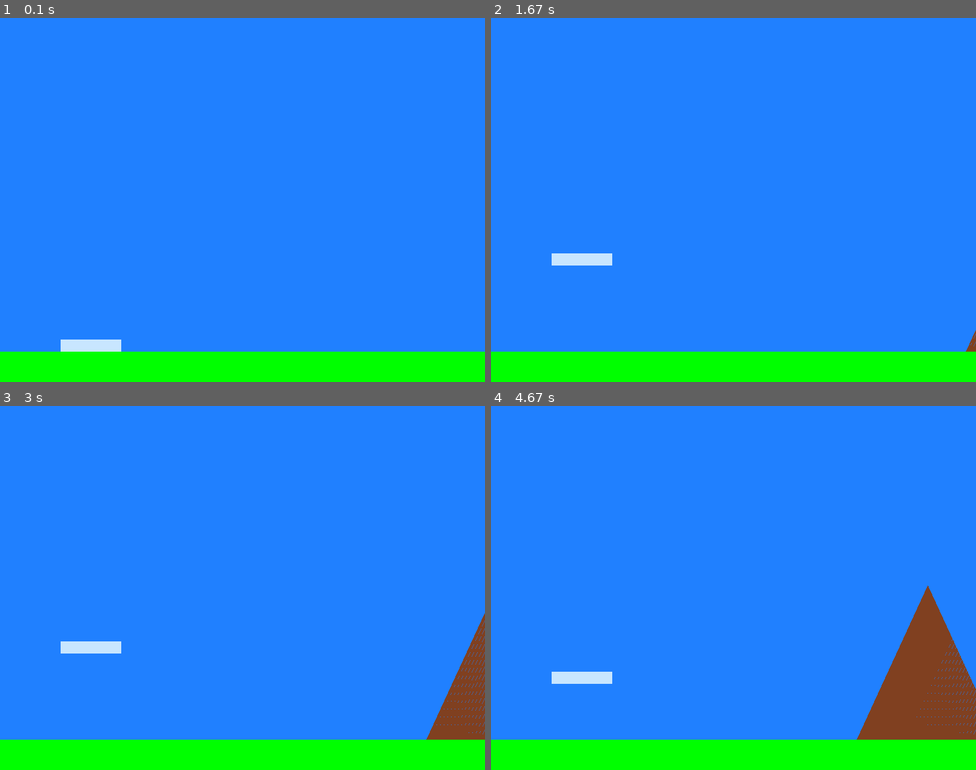
Above: before the commit, frames 1-4 (two rows, left to right).
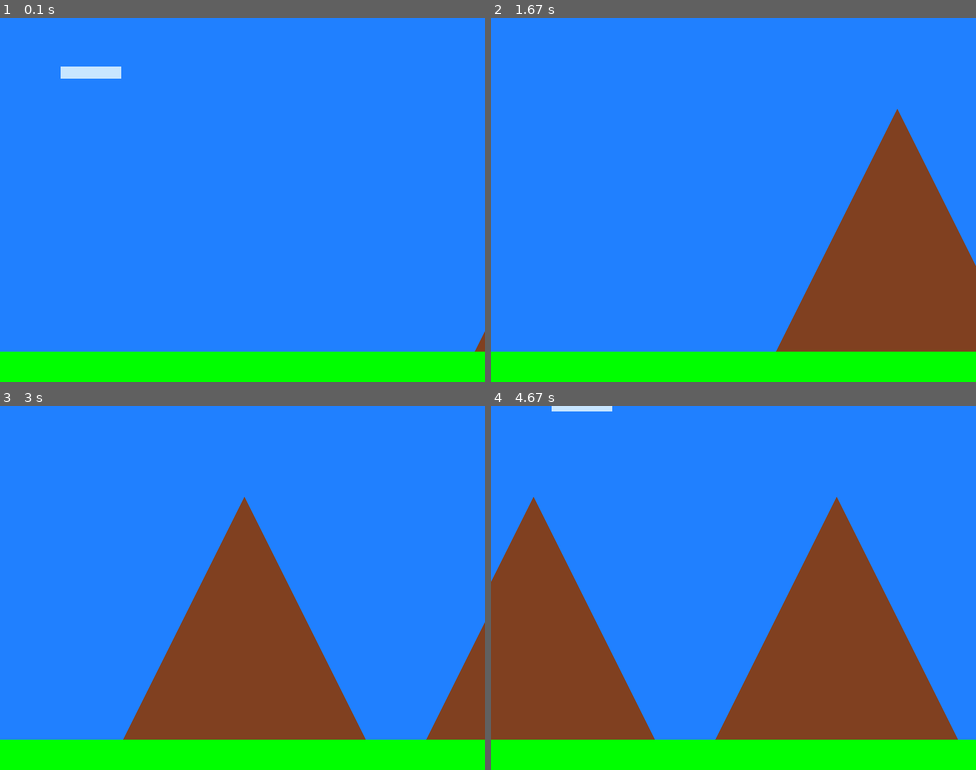
Above: after the commit, the same moments.

Repository: iserk/pygame_collisions
Game: pygame game, started from main.py
The game is run twice, just before and just after one commit, with the same random seed, the same clock (stepped at 60 frames per second) and the same inputs.
Inputs:
- Up to frame 1 (0.1 s): no input
- Up to frame 2 (1.67 s): hold W 0.33-0.8 s; hold Up 0.33-0.8 s; tap S at 0.83 s; hold Up 1.17-1.63 s
- Up to frame 3 (3 s): hold Down 1.67-1.97 s; hold Up 2-2.37 s; hold Down 2.4-2.77 s; hold Up from 2.8 s (still down)
- Up to frame 4 (4.67 s): release Up at 3.1 s; hold Down 3.13-3.43 s; hold Up 3.47-3.83 s; hold Down 3.87-4.23 s; hold Up 4.27-4.57 s; hold Down from 4.6 s (still down)

The runs differ from the first frame. In frame 1, 0.9% of the frame differs, in the area x 12-100%, y 13-92%; in frame 2, 16%; in frame 3, 17%; in frame 4, 30%, in the area x 0-100%, y 0-92%.

Commit message:
Changed to screen fill/erase mode

Diff:
--- a/main.py
+++ b/main.py
@@ -37,13 +37,9 @@
                 obj.update(dt, elapsed_time)
                 if isinstance(obj, Mountain):
                     if obj.x + obj.width / 2 < self.game.camera.x:
-                        print('deleting', obj)
-                        print('before', len(self.layers[key]), self.layers[key])
                         self.layers[key].remove(obj)
-                        print('after 1', len(self.layers[key]), self.layers[key])
                         del obj
                         Mountain.generate(self, self.game.camera.x + SCREEN_SIZE[0] + 500)
-                        print('after2', len(self.layers[key]), self.layers[key])
 
     def detect_collisions(self):
         for key in self.layers:
@@ -66,7 +62,7 @@
 class Game:
     def __init__(self):
             pygame.init()
-            self.screen = pygame.display.set_mode(SCREEN_SIZE)
+            self.screen = pygame.display.set_mode(SCREEN_SIZE, pygame.DOUBLEBUF | pygame.HWSURFACE, vsync=1)
             pygame.display.set_caption("Wire Plane")
 
             self.clock = pygame.time.Clock()
@@ -78,7 +74,8 @@
             self.scene.add(self.hero, layer=10)
 
             self.hero.x = 100
-            self.hero.y = SCREEN_SIZE[1] - GROUND_HEIGHT
+            # self.hero.y = SCREEN_SIZE[1] - GROUND_HEIGHT
+            self.hero.y = 100
 
             self.mountains = [Mountain.generate(self.scene, SCREEN_SIZE[0] + 200 + 500 * i) for i in range(3)]
             self.ground = Ground(self.scene)
@@ -104,10 +101,11 @@
                     pygame.quit()
                     exit()
 
-            # self.camera.x = round(self.elapsed_time)
-            self.camera.x += 1
-
-            # self.screen.fill((0, 0, 0))
+            # self.camera.x = round(self.elapsed_time / 2)
+            self.camera.x += self.dt * HeroPlane.HORIZONTAL_SPEED / 1000
+            # self.camera.x += 1
+
+            self.screen.fill(BG_COLOR)
 
             self.scene.update(self.dt, self.elapsed_time)
 
@@ -116,7 +114,7 @@
             self.fps_list.append(fps)
             pygame.display.set_caption(f"Wire Plane - FPS: {round(fps)}, Average FPS: {round(sum(self.fps_list) / len(self.fps_list))}, objects: {len(self.scene.layers[0])}")
 
-            pygame.display.update()
+            pygame.display.flip()
 
 
 class Camera:
@@ -178,10 +176,8 @@
     def update(self, dt, elapsed_time):
         keys = pygame.key.get_pressed()
         if keys[pygame.K_w] or keys[pygame.K_a]:
-            self.render(self.scene.game.camera, BG_COLOR)
             self.y -= self.VERTICAL_SPEED * dt / 1000
         elif keys[pygame.K_s] or keys[pygame.K_d]:
-            self.render(self.scene.game.camera, BG_COLOR)
             self.y += self.VERTICAL_SPEED * dt / 1000
 
     def render(self, camera, color=COLOR):
@@ -202,26 +198,35 @@
         self.width = width
 
     def render(self, camera):
-        pygame.draw.line(
+        # pygame.draw.line(
+        #     camera.screen,
+        #     (128, 64, 32),
+        #     (self.x - self.width / 2 - camera.x, self.y - camera.y),
+        #     (self.x - camera.x, self.y - self.height - camera.y), 1)
+        #
+        # pygame.draw.line(
+        #     camera.screen,
+        #     BG_COLOR,
+        #     (self.x + self.width / 2 - camera.x, self.y - camera.y),
+        #     (self.x - camera.x, self.y - self.height - camera.y), 3)
+
+        pygame.draw.polygon(
             camera.screen,
             (128, 64, 32),
-            (self.x - self.width / 2 - camera.x, self.y - camera.y),
-            (self.x - camera.x, self.y - self.height - camera.y), 1)
-
-        pygame.draw.line(
-            camera.screen,
-            BG_COLOR,
-            (self.x + self.width / 2 - camera.x, self.y - camera.y),
-            (self.x - camera.x, self.y - self.height - camera.y), 3)
-
+            (
+                (self.x - self.width / 2 - camera.x, self.y - camera.y),
+                (self.x + self.width / 2 - camera.x, self.y - camera.y),
+                (self.x - camera.x, self.y - self.height - camera.y)
+            )
+        )
     @staticmethod
     def generate(scene, x, height=None, width=None):
         if height is None:
-            height = random.randint(Mountain.MIN_HEIGHT, Mountain.MAX_HEIGHT)
-            # height = 400
+            # height = random.randint(Mountain.MIN_HEIGHT, Mountain.MAX_HEIGHT)
+            height = 400
         if width is None:
-            width = round(height * random.randint(80, 120) / 100)
-            # width = 400
+            # width = round(height * random.randint(80, 120) / 100)
+            width = 400
         return Mountain(scene, x, height, width)
 
 
